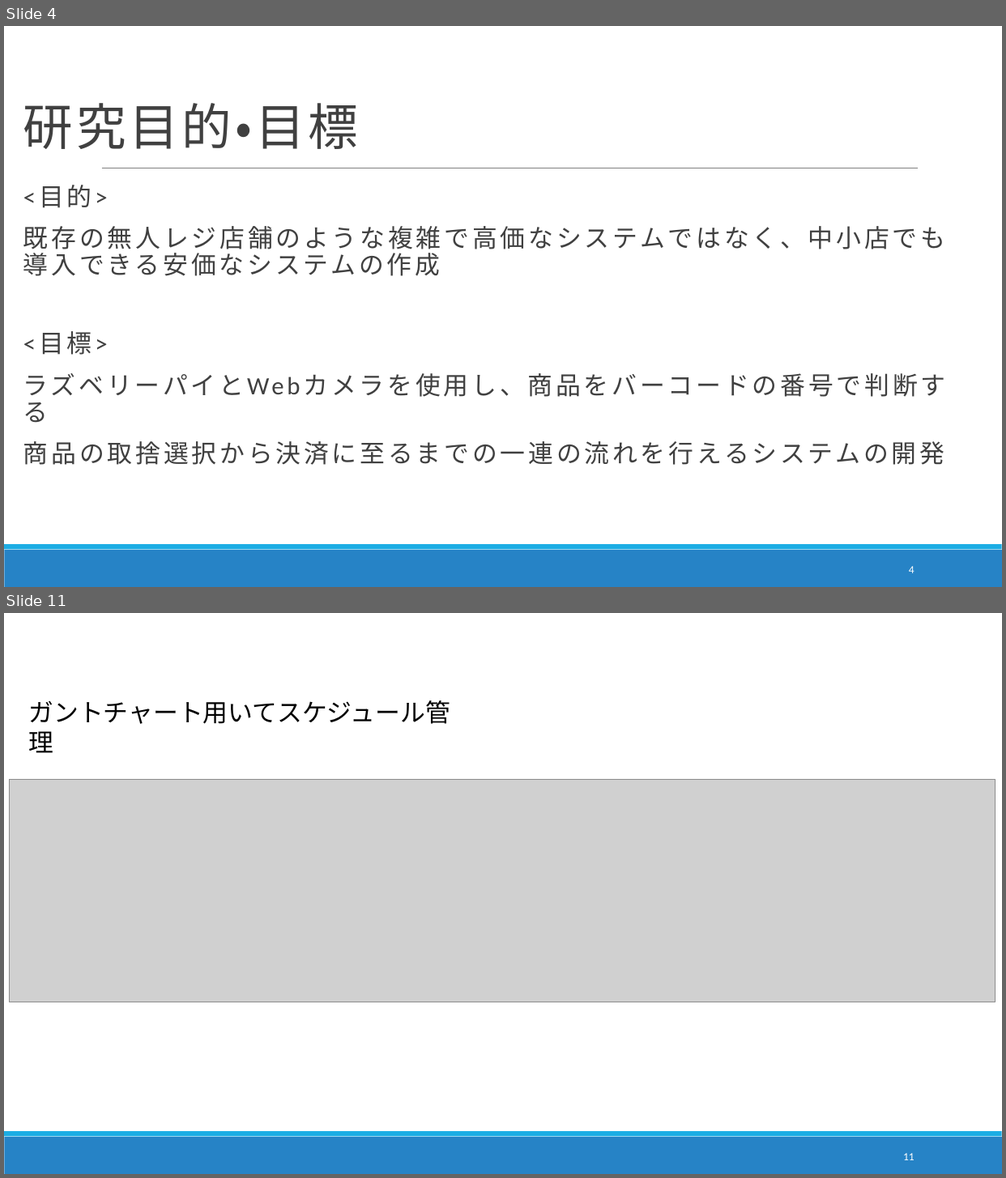
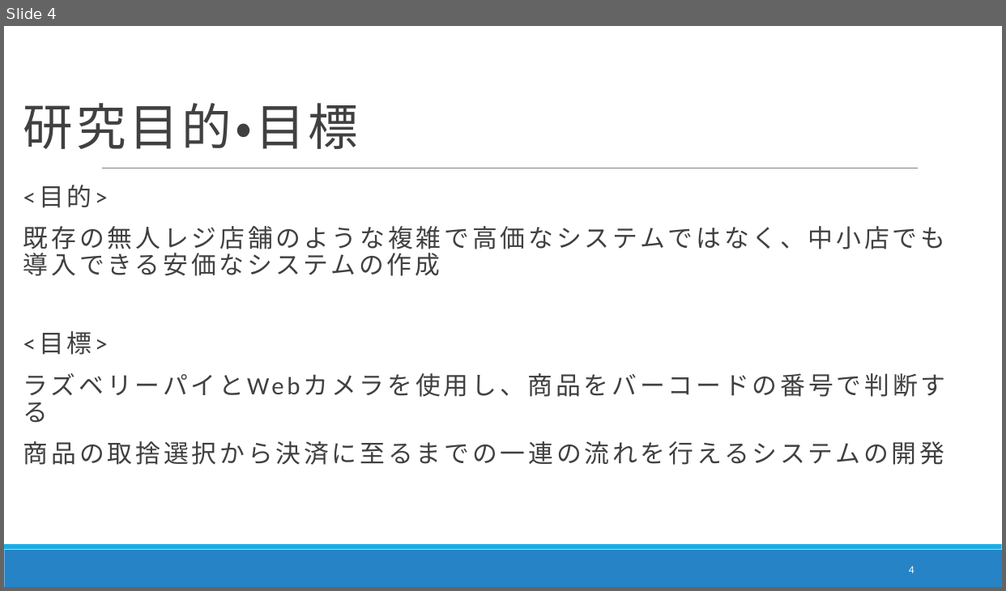
Before and after one commit to DJ956/YoloBarcodeReader, a slide deck: プレゼン/中間報告_danbara.pptx. Shown one above the other, each under a label of ours: slides 4 and 11 before the commit, slide 4 after it; the slides between them are not shown. The pictures are 1006x1178 and 1006x591 pixels, drawn with LibreOffice and Linux fonts; fonts in the diff are those of the drawing; grey boxes stand for pictures. Boxes give left, top, right and bottom in pixels: in the first picture for what was removed or moved away, otherwise in the second. Text is boxed around its words. In the diff, an @@ line names an element or a change of style, - is before the commit and + after.

```diff
--- a/プレゼン/中間報告_danbara.pptx
+++ b/プレゼン/中間報告_danbara.pptx
@@ slide 11 removed at [4,613,1002,1174], background #FFFFFF; not listed: 2 template elements that a slide beside it also shows @@
@@ text removed at [29,700,450,724] @@
-ガントチャート用いてスケジュール管理
@@ picture removed at [9,779,995,1003] @@
@@ page number removed at [903,1153,914,1161] @@
-11
```
Also in this commit, not shown: 6 slides changed, 1 slide added, 1 other slide removed, 1 other file.
